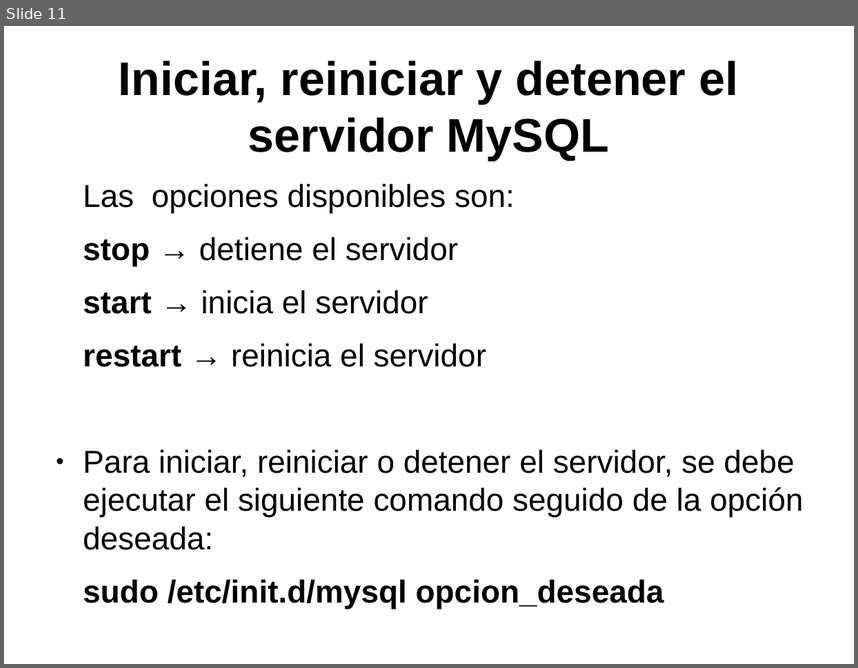
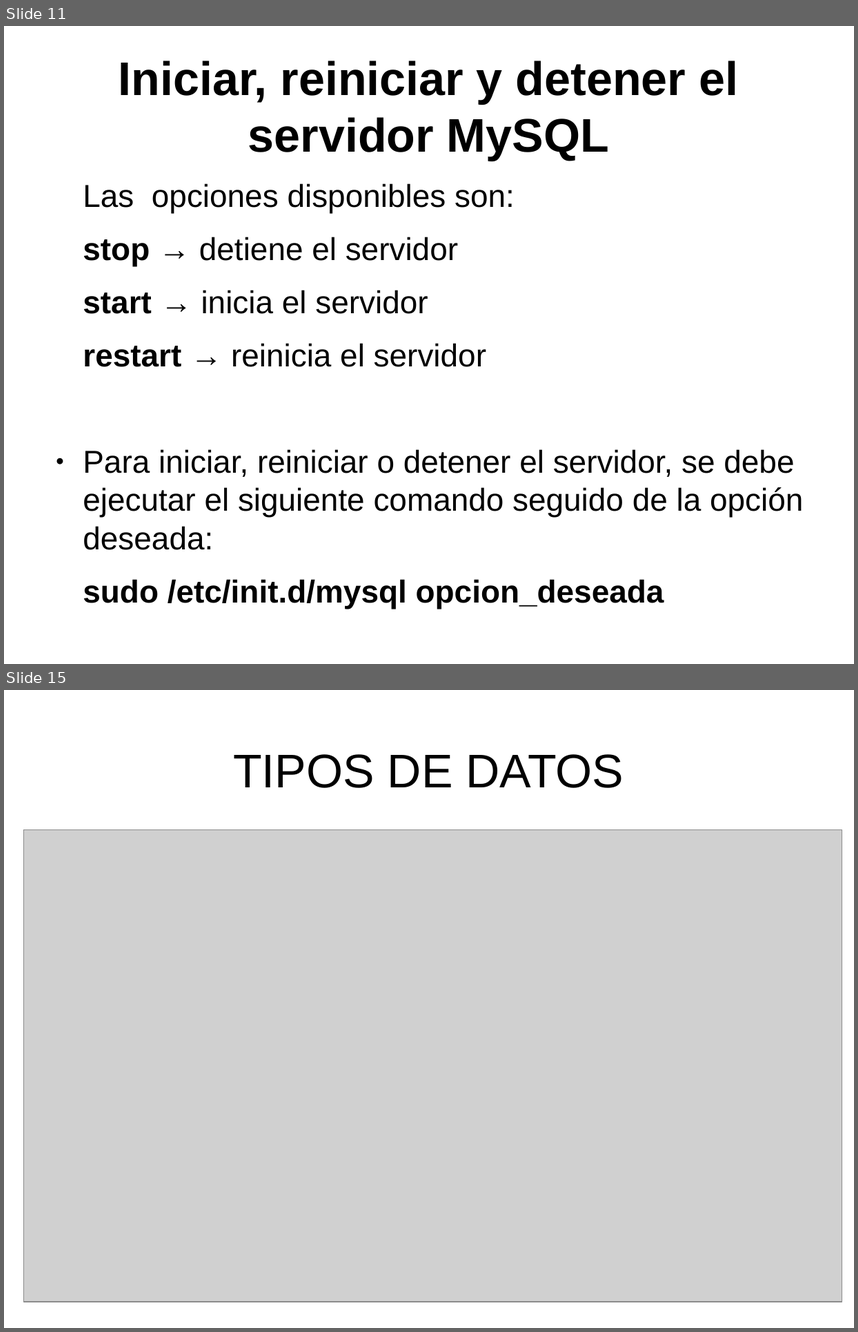
Before and after one commit to psicobyte/CursoPythonAvanzado, a slide deck: BaseDeDatosPython.odp. Shown one above the other, each under a label of ours: slide 11 before the commit, slides 11 and 15 after it; the slides between them are not shown. The pictures are 858x668 and 858x1332 pixels, drawn with LibreOffice and Linux fonts; fonts in the diff are those of the drawing; grey boxes stand for pictures. Boxes give left, top, right and bottom in pixels: in the first picture for what was removed or moved away, otherwise in the second. Text is boxed around its words. In the diff, an @@ line names an element or a change of style, - is before the commit and + after.

```diff
--- a/BaseDeDatosPython.odp
+++ b/BaseDeDatosPython.odp
@@ slide 15 added at (4,690,854,1328), background #FFFFFF @@
@@ title added at (233,754,624,788), 44 pt, text #000000 @@
+TIPOS DE DATOS
@@ picture added at (23,829,842,1302) @@
```
Also in this commit, not shown: 14 other slides added, 1 other file.
